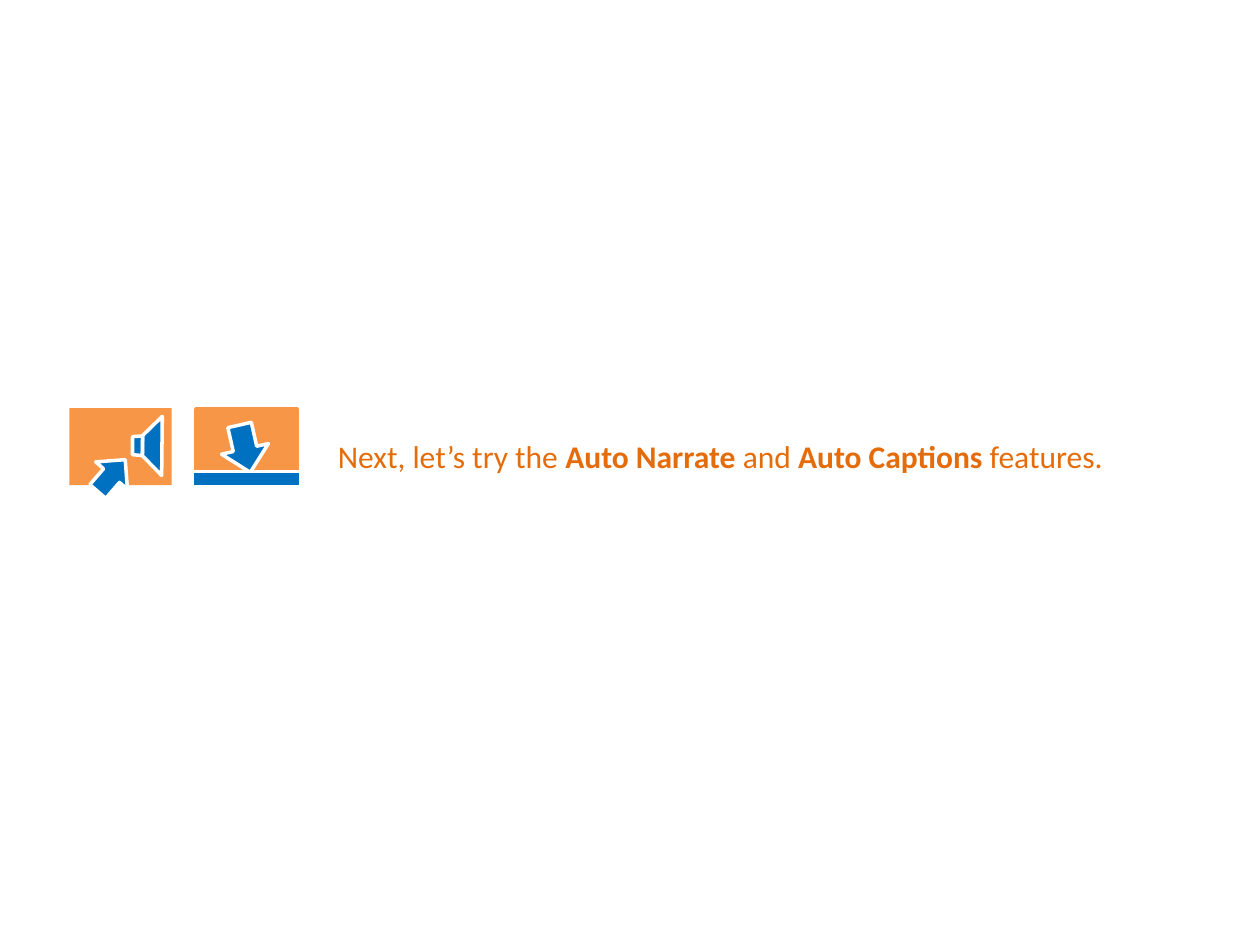
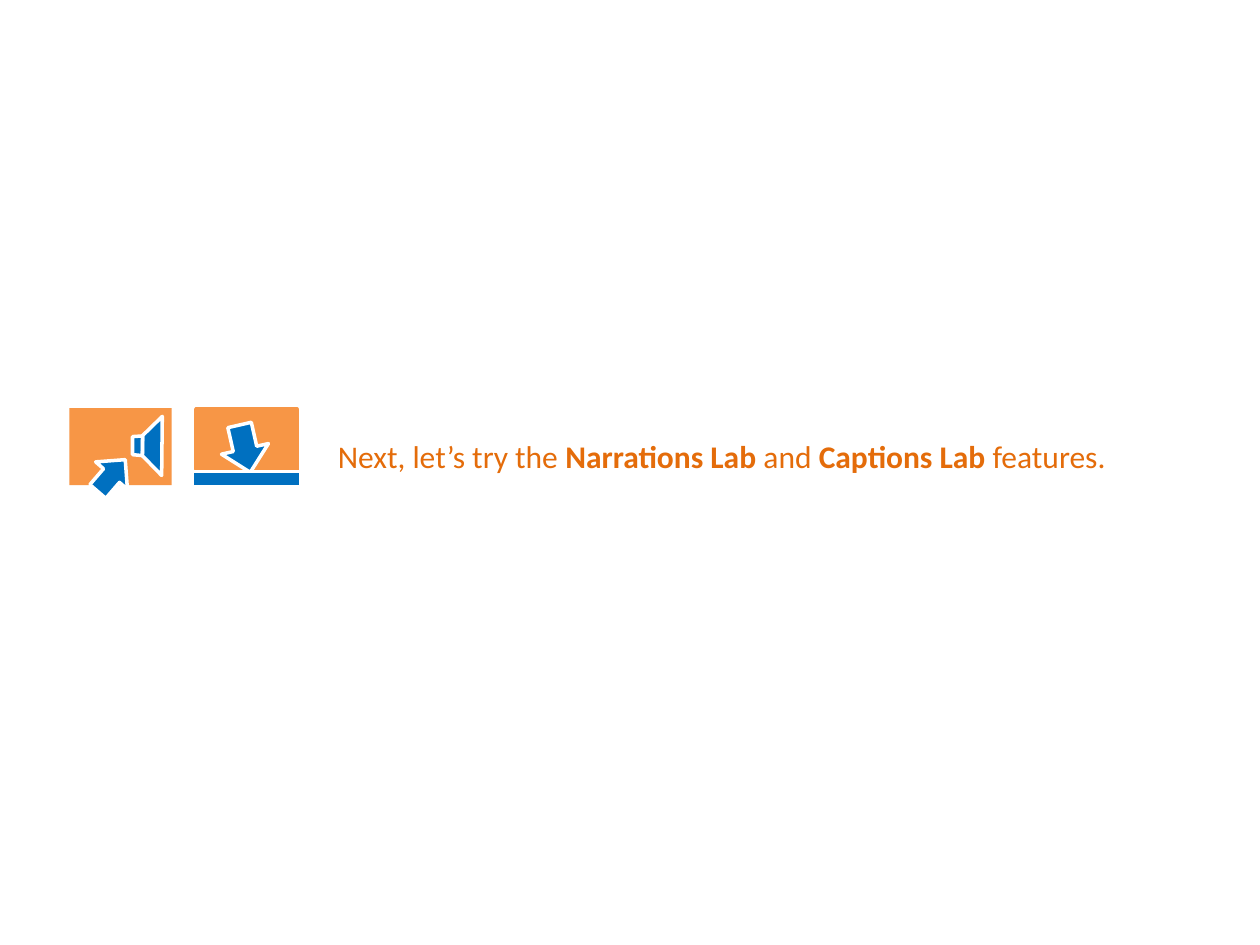
Before and after one commit to PowerPointLabs/PowerPointLabs-Website, a slide deck: slide 25 of samples/tutorial.pptx. Drawn at 1260x945 pixels with LibreOffice and Linux fonts; fonts in the diff are those of the drawing. Boxes give left, top, right and bottom in pixels: in the first picture for what was removed or moved away, otherwise in the second. Text is boxed around its words. In the diff, an @@ line names an element or a change of style, - is before the commit and + after.

```diff
--- a/samples/tutorial.pptx
+++ b/samples/tutorial.pptx
@@ text at bbox=[338, 446, 1106, 473]: text changed @@
-Next, let’s try the Auto Narrate and Auto Captions features.
+Next, let’s try the Narrations Lab and Captions Lab features.
```
Also in this commit, not shown: 1 other slide changed, 5 other files.
